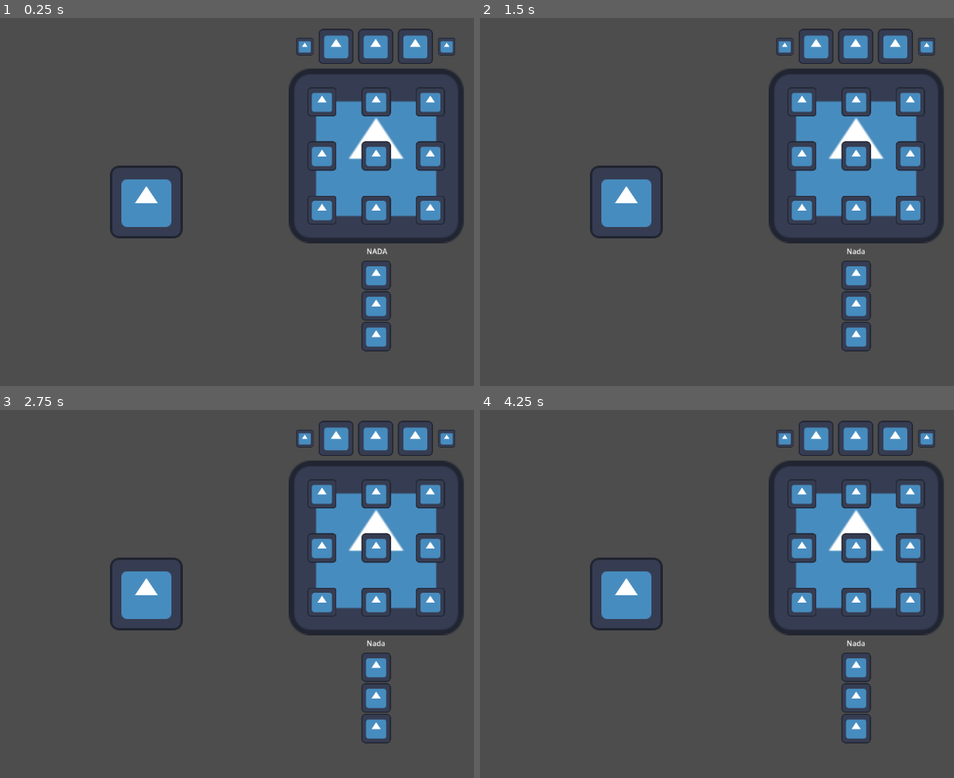
Above: before the commit, frames 1-4 (two rows, left to right).
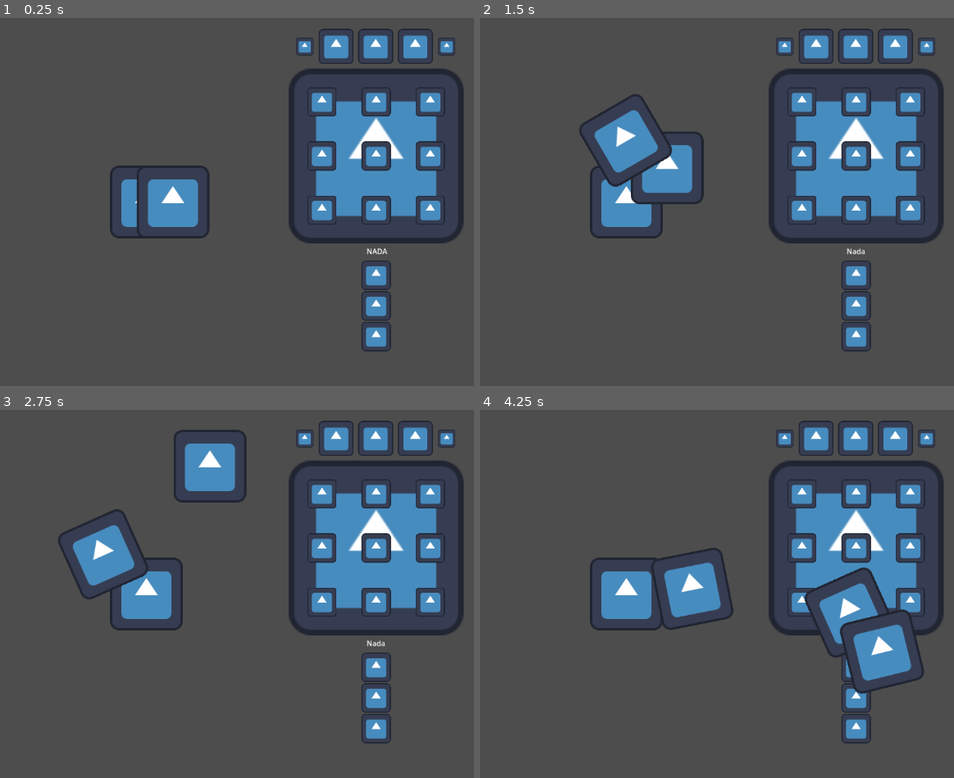
Above: after the commit, the same moments.

Repository: Irozuku/A-Painters-Nightmare-bitCrawlerStudios
Game: Godot game, scene res://scenes/main.tscn
Two runs of this game, one before a commit and one after it. Both use one fixed random seed, a clock stepped at 60 frames per second and the inputs below. The engine's default icon, where the game draws it, is replaced by a stand-in: a white triangle on a blue panel in a dark square.
Inputs (mouse positions are in pixels of both pictures, inside the frame that each line leads up to):
- Up to frame 1 (0.25 s): no input
- Up to frame 2 (1.5 s): move the mouse to (802, 102) at 0.52 s; press the mouse at (802, 102) at 0.53 s; hold D (right) 0.53-1.28 s; move the mouse to (854, 102) at 1.27 s; release the mouse at (854, 102) at 1.28 s; hold S (down) from 1.28 s (still down); click (854, 102) at 1.35 s
- Up to frame 3 (2.75 s): move the mouse to (431, 494) at 2.02 s; release S (down) at 2.03 s; press the mouse at (431, 494) at 2.03 s; hold D (right) from 2.03 s (still down)
- Up to frame 4 (4.25 s): move the mouse to (802, 549) at 2.77 s; release D (right) at 2.78 s; release the mouse at (802, 549) at 2.78 s; hold W (up) 2.78-3.53 s; click (802, 549) at 2.85 s; move the mouse to (854, 549) at 3.52 s; press the mouse at (854, 549) at 3.53 s; hold A (left) from 3.53 s (still down)

The runs differ from the first frame. In frame 1, 1.4% of the frame differs, in the area x 28-45%, y 40-60%; in frame 2, 3.3%; in frame 3, 3.7%; in frame 4, 5.3%, in the area x 36-94%, y 37-78%.

Commit message:
Added basic attack logic and his possible asset to a folder
Created the basic automatic attack for the character, which triggers every 1 second. Currently, it's just a Godot icon.

Diff:
--- a/entity/player.gd
+++ b/entity/player.gd
@@ -1,4 +1,7 @@
 extends "res://entity/EntityBase.gd"
+
+@export var BASIC_ATTACK: PackedScene = preload("res://projectiles/basic_attack.tscn")
+@onready var basic_attack_timer = $BasicAttackTimer
 
 # Get the gravity from the project settings to be synced with RigidBody nodes.
 var gravity = ProjectSettings.get_setting("physics/2d/default_gravity")
@@ -9,5 +12,18 @@
 	var direction = Input.get_vector("left", "right", "up", "down")
 	# Get velocity
 	velocity = direction * SPEED
+	move_and_slide()
 
-	move_and_slide()
+	if basic_attack_timer.is_stopped():
+		basic_attack(self.global_position.direction_to(get_global_mouse_position()))
+
+func basic_attack(att_direction: Vector2):
+	if BASIC_ATTACK:
+		var att = BASIC_ATTACK.instantiate()
+		get_tree().current_scene.add_child(att)
+		att.global_position = self.global_position
+
+		var att_rotation = att_direction.angle()
+		att.rotation = att_rotation
+
+		basic_attack_timer.start()
--- /dev/null
+++ b/projectiles/basic_attack.gd
@@ -0,0 +1,15 @@
+extends "res://overlap/Hitbox.gd"
+
+@export var SPEED: int = 200
+
+func _physics_process(delta):
+	var direction = Vector2.RIGHT.rotated(rotation)
+	global_position += SPEED * direction * delta
+
+
+func destroy():
+	queue_free()
+
+
+func _on_visible_on_screen_enabler_2d_screen_exited():
+	queue_free()
--- /dev/null
+++ b/projectiles/basic_attack.tscn
@@ -0,0 +1,23 @@
+[gd_scene load_steps=5 format=3 uid="uid://cawqpc185ey8c"]
+
+[ext_resource type="PackedScene" uid="uid://dkw2thdhv131u" path="res://overlap/Hitbox.tscn" id="1_7ts14"]
+[ext_resource type="Script" path="res://projectiles/basic_attack.gd" id="2_pronk"]
+[ext_resource type="Texture2D" uid="uid://drp4ge6v2l5uv" path="res://icon.svg" id="3_cy1b5"]
+
+[sub_resource type="RectangleShape2D" id="RectangleShape2D_ctoyi"]
+
+[node name="BasicAttack" groups=["Projectile"] instance=ExtResource("1_7ts14")]
+collision_layer = 8
+collision_mask = 5
+script = ExtResource("2_pronk")
+SPEED = 200
+
+[node name="Sprite2D" type="Sprite2D" parent="." index="0"]
+texture = ExtResource("3_cy1b5")
+
+[node name="CollisionShape2D" parent="." index="1"]
+shape = SubResource("RectangleShape2D_ctoyi")
+
+[node name="VisibleOnScreenEnabler2D" type="VisibleOnScreenEnabler2D" parent="." index="2"]
+
+[connection signal="screen_exited" from="VisibleOnScreenEnabler2D" to="." method="_on_visible_on_screen_enabler_2d_screen_exited"]
--- a/scenes/main.tscn
+++ b/scenes/main.tscn
@@ -1,5 +1,6 @@
-[gd_scene load_steps=6 format=3 uid="uid://cd1nndfdodm00"]
+[gd_scene load_steps=7 format=3 uid="uid://cd1nndfdodm00"]
 
+[ext_resource type="PackedScene" uid="uid://cawqpc185ey8c" path="res://projectiles/basic_attack.tscn" id="2_c1j8i"]
 [ext_resource type="PackedScene" uid="uid://ipscaqabriwe" path="res://scenes/grid.tscn" id="2_phdx0"]
 [ext_resource type="PackedScene" uid="uid://2mn76wqfxvq2" path="res://entity/player.tscn" id="3_mpe3j"]
 [ext_resource type="Texture2D" uid="uid://drp4ge6v2l5uv" path="res://icon.svg" id="4_pkqpc"]
@@ -15,6 +16,7 @@
 
 [node name="Player" parent="." instance=ExtResource("3_mpe3j")]
 position = Vector2(574, 319)
+BASIC_ATTACK = ExtResource("2_c1j8i")
 
 [node name="Sprite" parent="Player" index="0"]
 texture = ExtResource("4_pkqpc")
@@ -33,5 +35,8 @@
 position = Vector2(404, -81)
 scale = Vector2(0.8, 0.8)
 
+[node name="BasicAttackTimer" type="Timer" parent="Player"]
+one_shot = true
+
 [editable path="Player"]
 [editable path="Player/Hurtbox"]
Binary file added: assets/basic_attack_sprite/Pure_01.png
Not shown, added: assets/basic_attack_sprite/Pure_01.png.import
Binary file added: assets/basic_attack_sprite/Pure_02.png
Not shown, added: assets/basic_attack_sprite/Pure_02.png.import
Binary file added: assets/basic_attack_sprite/Pure_03.png
Not shown, added: assets/basic_attack_sprite/Pure_03.png.import
Binary file added: assets/basic_attack_sprite/Pure_04.png
Not shown, added: assets/basic_attack_sprite/Pure_04.png.import
Binary file added: assets/basic_attack_sprite/Pure_05.png
Not shown, added: assets/basic_attack_sprite/Pure_05.png.import
Binary file added: assets/basic_attack_sprite/Pure_06.png
Not shown, added: assets/basic_attack_sprite/Pure_06.png.import
(and 38 more such lines)
